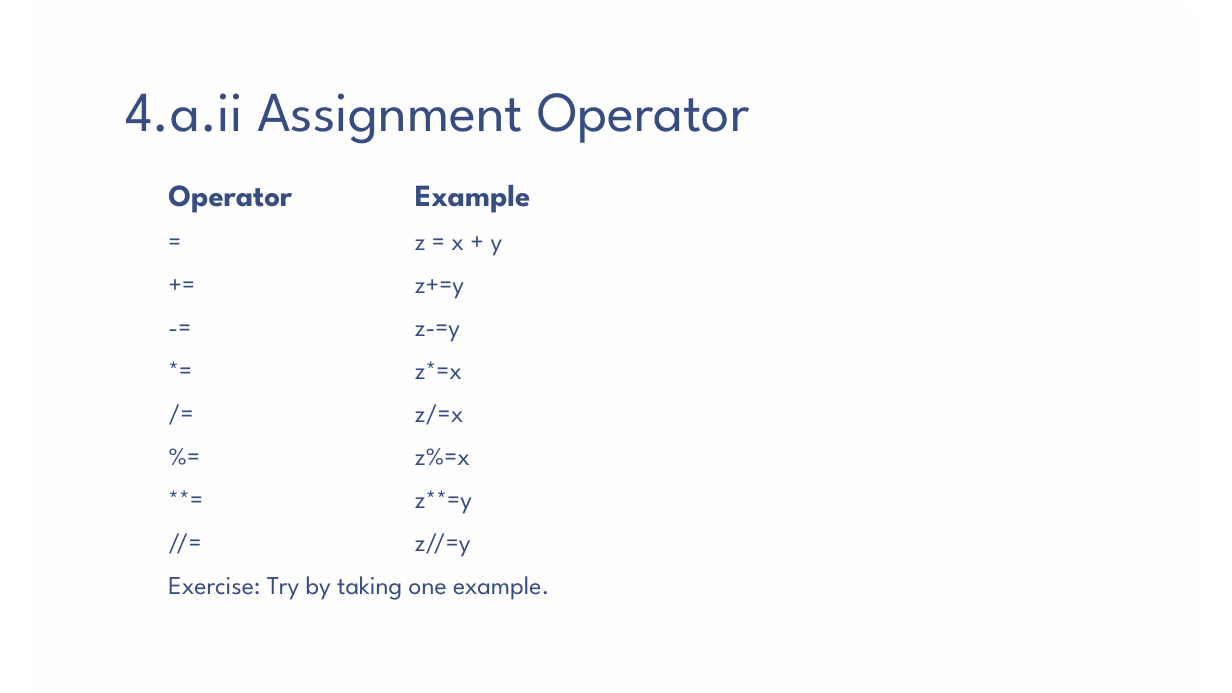
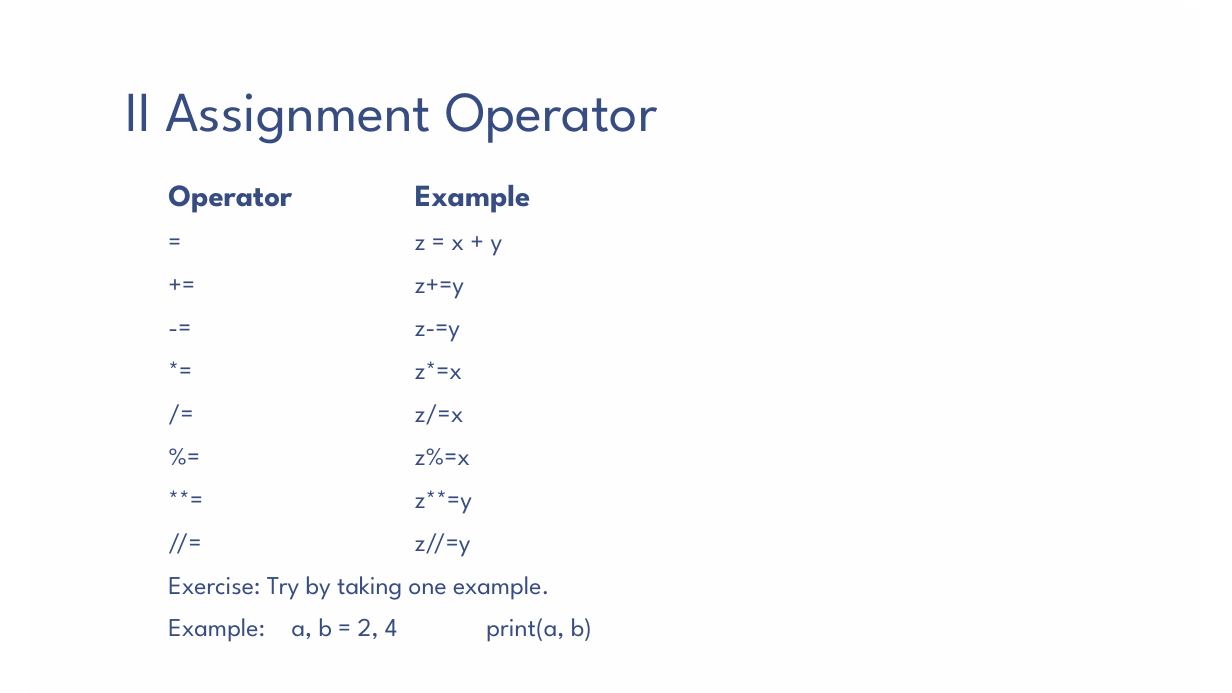
Before and after one commit to vaishnavi-consultants/Computer-Science, a slide deck: slide 9 of Python/Session2/PPT/Python_Fundamentals(Notes).pptx (slide 7 before the commit). Drawn at 1232x693 pixels with LibreOffice and Linux fonts; fonts in the diff are those of the drawing; background and template pictures are left out. Boxes give left, top, right and bottom in pixels: in the first picture for what was removed or moved away, otherwise in the second. Text is boxed around its words. In the diff, an @@ line names an element or a change of style, - is before the commit and + after.

```diff
--- a/Python/Session2/PPT/Python_Fundamentals(Notes).pptx
+++ b/Python/Session2/PPT/Python_Fundamentals(Notes).pptx
@@ title at box(125, 93, 657, 144): text changed @@
-4.a.ii Assignment Operator
+II Assignment Operator
@@ text at box(168, 618, 592, 642): paragraph added @@
+  Example: a, b = 2, 4 print(a, b)
```
Also in this commit, not shown: 5 other slides changed, 13 slides added.
